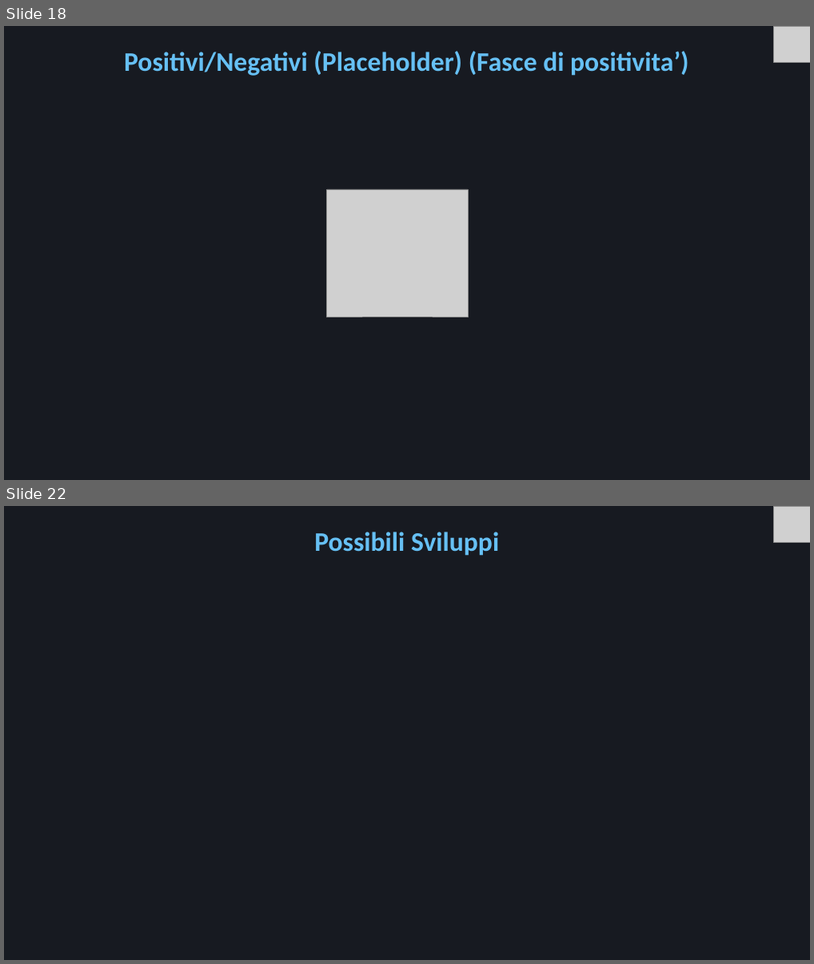
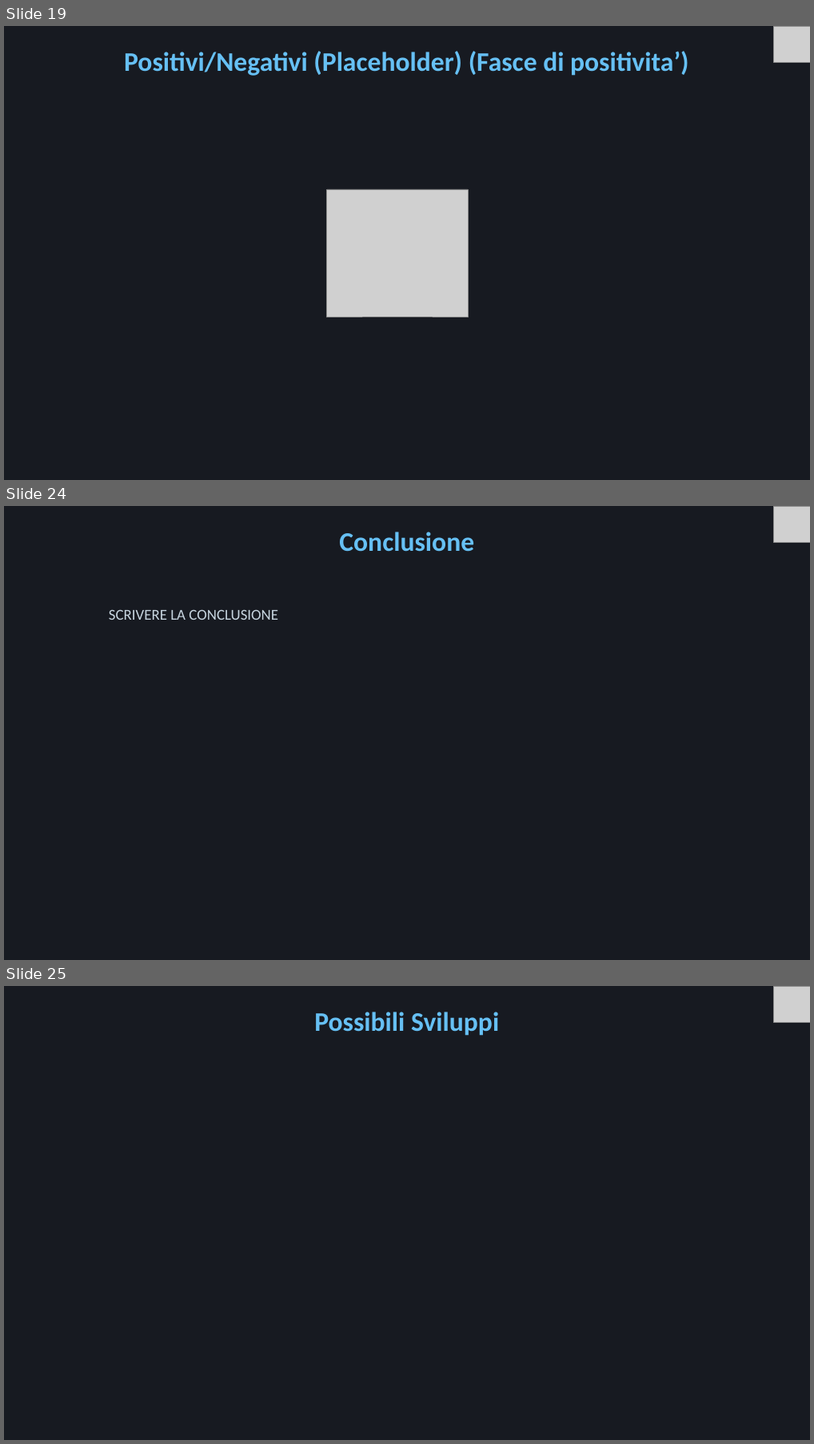
Before and after one commit to Mora11231/VisualizzazioneScientifica, a slide deck: Steam.pptx. Shown one above the other, each under a label of ours: slides 18 and 22 before the commit, slides 19, 24 and 25 after it; the slides between them are not shown. The pictures are 814x964 and 814x1444 pixels, drawn with LibreOffice and Linux fonts; fonts in the diff are those of the drawing; grey boxes stand for pictures. Boxes give left, top, right and bottom in pixels: in the first picture for what was removed or moved away, otherwise in the second. Text is boxed around its words. In the diff, an @@ line names an element or a change of style, - is before the commit and + after.

```diff
--- a/Steam.pptx
+++ b/Steam.pptx
@@ slide 24 added at [4,506,810,960], background #171A21 @@
@@ picture added at [774,506,810,542] @@
@@ title added at [339,532,474,552], 32 pt, text #66C0F4, bold @@
+Conclusione
@@ text added at [109,609,278,620], 18 pt, text #C7D5E0 @@
+SCRIVERE LA CONCLUSIONE
@@ what was slide 18 is now slide 19 @@
@@ what was slide 22 is now slide 25 @@
```
Also in this commit, not shown: 15 slides changed, 4 other slides added, 2 slides removed, 29 other files.
